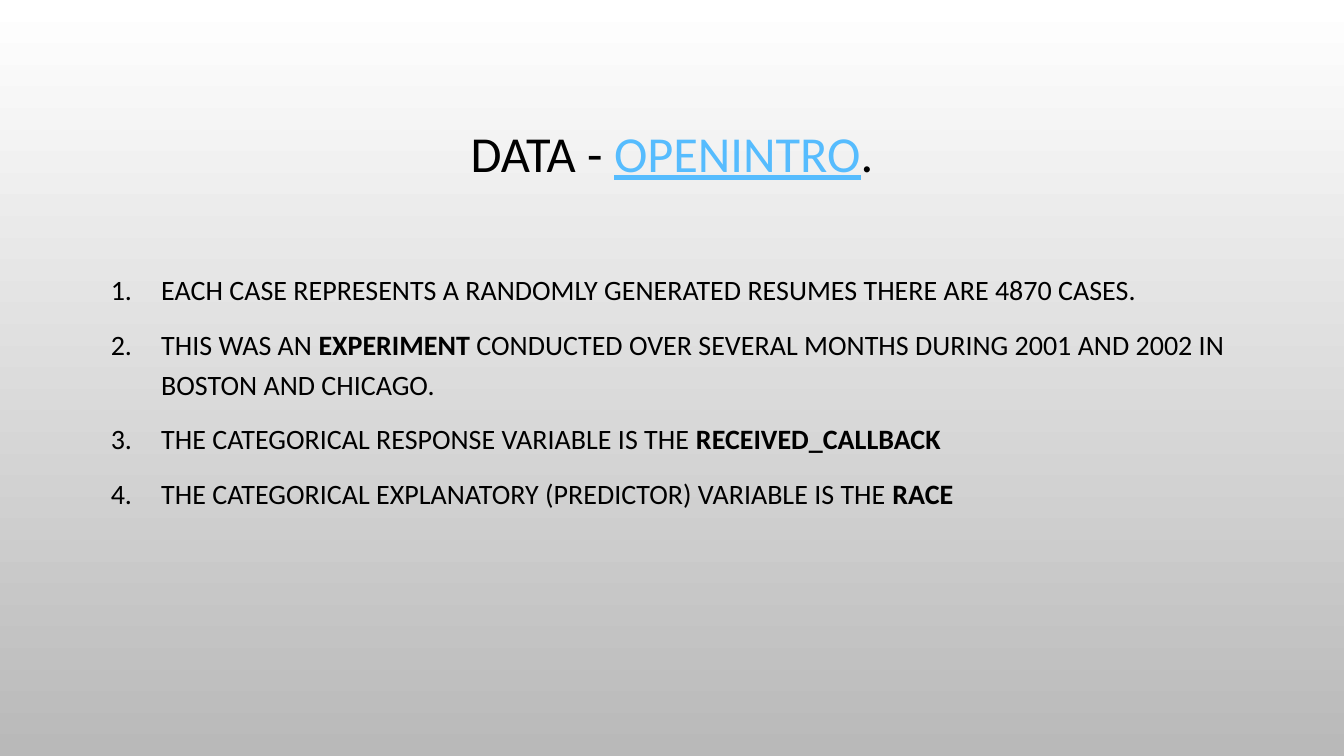
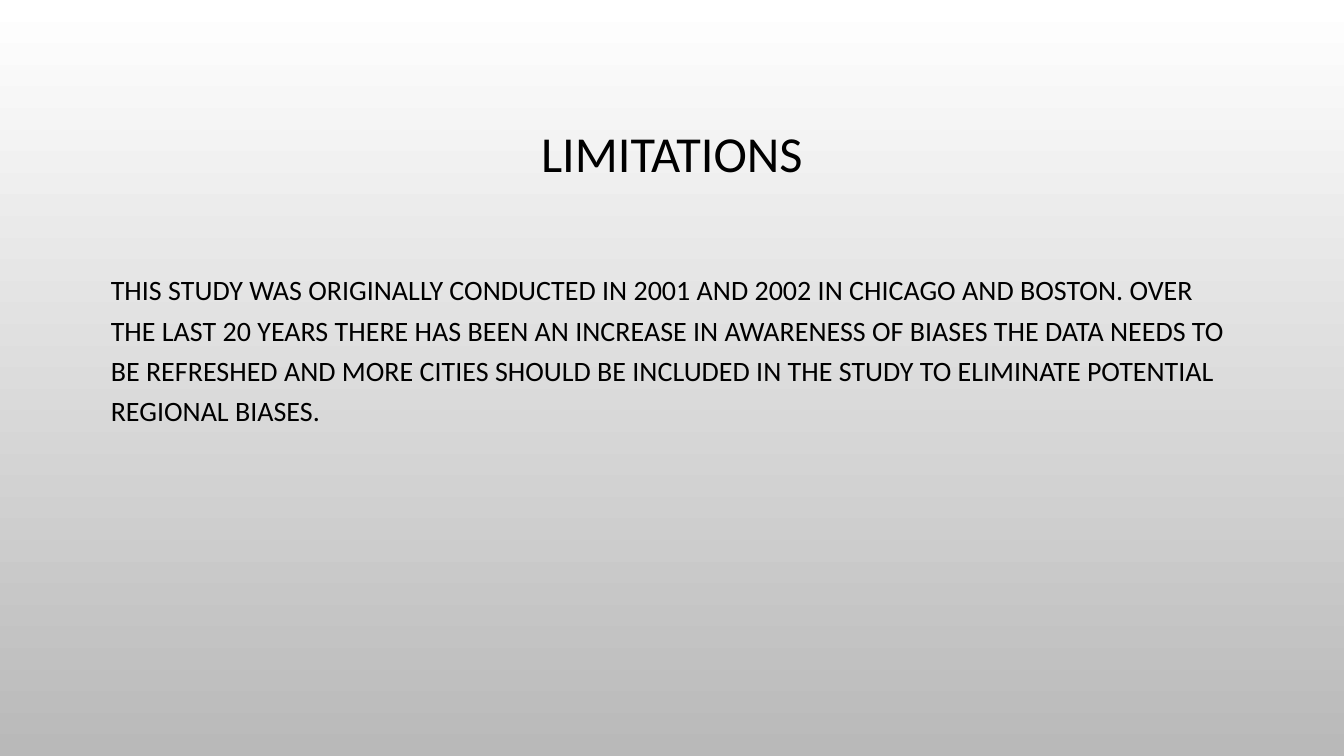
Before and after one commit to himalayahall/CUNY-DATA606, a slide deck: slide 16 of Project/Hakim-Project.pptx (slide 3 before the commit). Drawn at 1344x756 pixels with LibreOffice and Linux fonts; fonts in the diff are those of the drawing; background and template pictures are left out. Boxes give left, top, right and bottom in pixels: in the first picture for what was removed or moved away, otherwise in the second. Text is boxed around its words. In the diff, an @@ line names an element or a change of style, - is before the commit and + after.

```diff
--- a/Project/Hakim-Project.pptx
+++ b/Project/Hakim-Project.pptx
@@ title at (541,139,803,173): text changed; text colour #56BCFE to #000000 @@
-DATA - OPENINTRO.
+LIMITATIONS
@@ text at (111,282,1223,421): text changed @@
-1. EACH CASE REPRESENTS A RANDOMLY GENERATED RESUMES THERE ARE 4870 CASES.
-2. THIS WAS AN EXPERIMENT CONDUCTED OVER SEVERAL MONTHS DURING 2001 AND 2002 IN BOSTON AND CHICAGO.
-3. THE CATEGORICAL RESPONSE VARIABLE IS THE RECEIVED_CALLBACK
-4. THE CATEGORICAL EXPLANATORY (PREDICTOR) VARIABLE IS THE RACE
+THIS STUDY WAS ORIGINALLY CONDUCTED IN 2001 AND 2002 IN CHICAGO AND BOSTON. OVER THE LAST 20 YEARS THERE HAS BEEN AN INCREASE IN AWARENESS OF BIASES THE DATA NEEDS TO BE REFRESHED AND MORE CITIES SHOULD BE INCLUDED IN THE STUDY TO ELIMINATE POTENTIAL REGIONAL BIASES.
```
Also in this commit, not shown: 6 other slides changed, 6 slides added, 3 slides removed, 1 other file.
